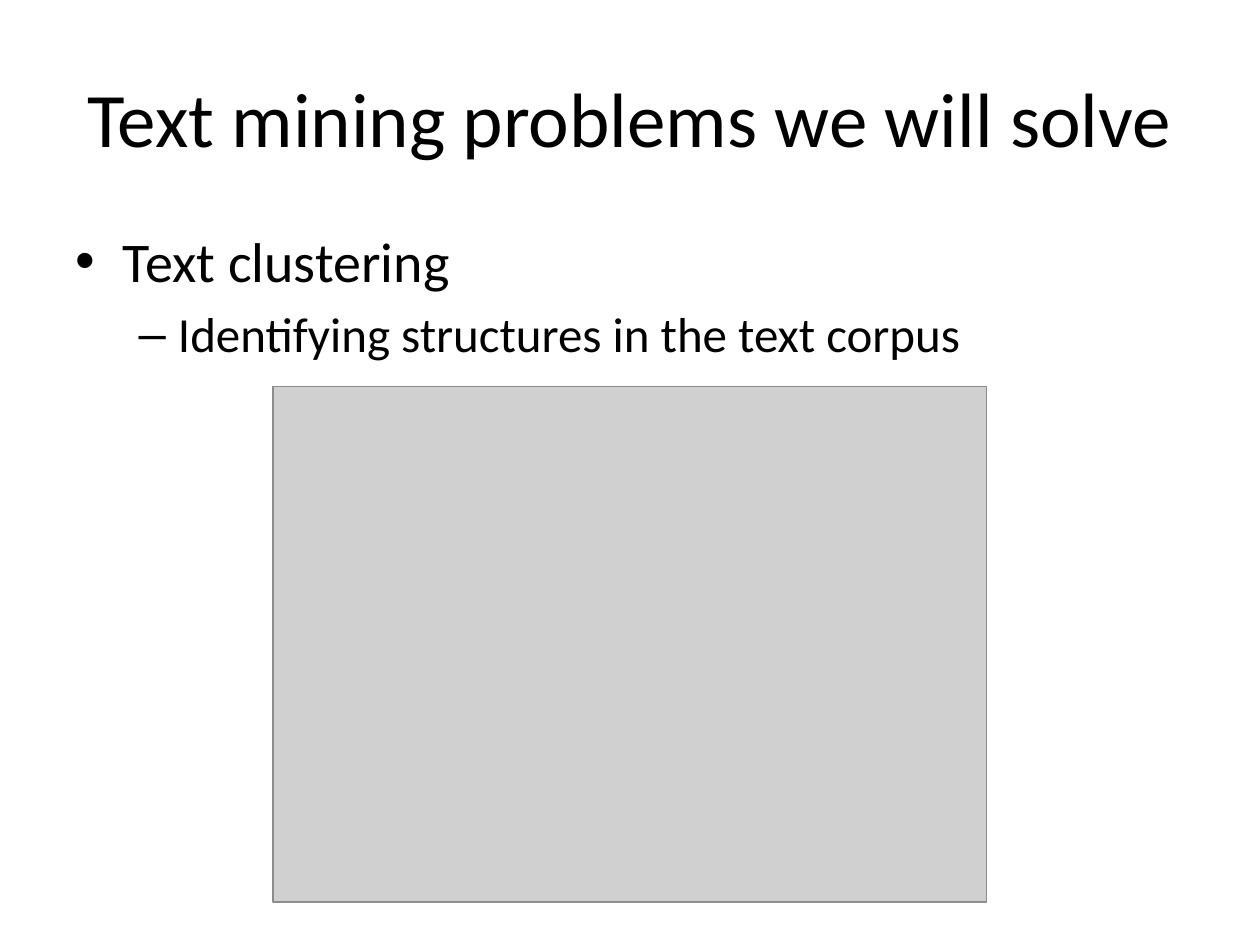
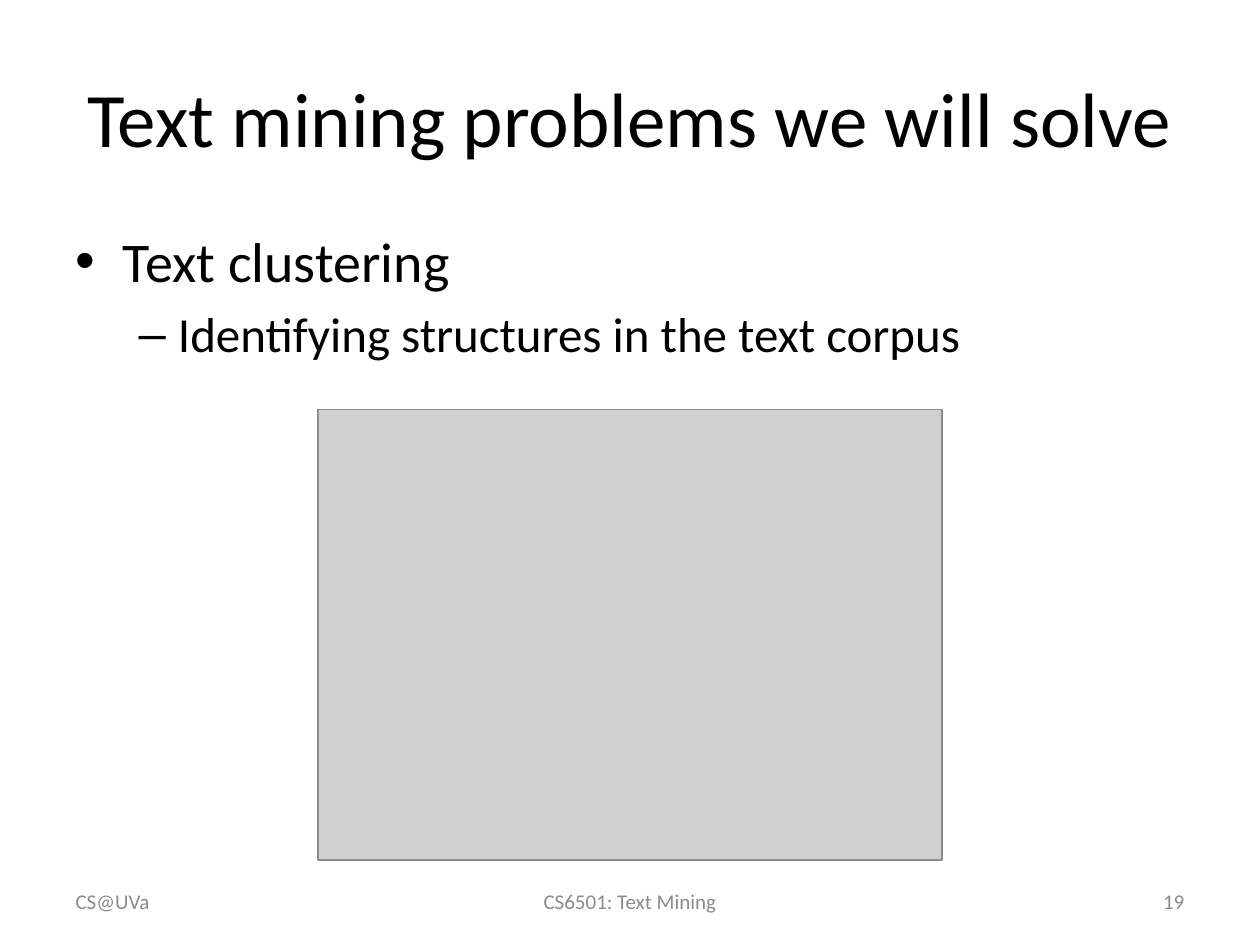
Before and after one commit to wang296/CS6501-Text-Mining, a slide deck: slide 19 of docs/IntroductionToTextMining.pptx. Drawn at 1260x945 pixels with LibreOffice and Linux fonts; fonts in the diff are those of the drawing; grey boxes stand for pictures. Boxes give left, top, right and bottom in pixels: in the first picture for what was removed or moved away, otherwise in the second. Text is boxed around its words. In the diff, an @@ line names an element or a change of style, - is before the commit and + after.

```diff
--- a/docs/IntroductionToTextMining.pptx
+++ b/docs/IntroductionToTextMining.pptx
@@ picture resized from (x1=273, y1=387, x2=987, y2=902) to (x1=318, y1=410, x2=941, y2=861) @@
@@ text added at (x1=76, y1=895, x2=150, y2=912), 12 pt, text #8C8C8C @@
+CS@UVa
@@ text added at (x1=544, y1=894, x2=716, y2=913), 12 pt, text #8C8C8C @@
+CS6501: Text Mining
@@ page number added at (x1=1163, y1=895, x2=1184, y2=909), 12 pt, text #8C8C8C @@
+19
```
Also in this commit, not shown: 31 other slides changed, 1 other file.
